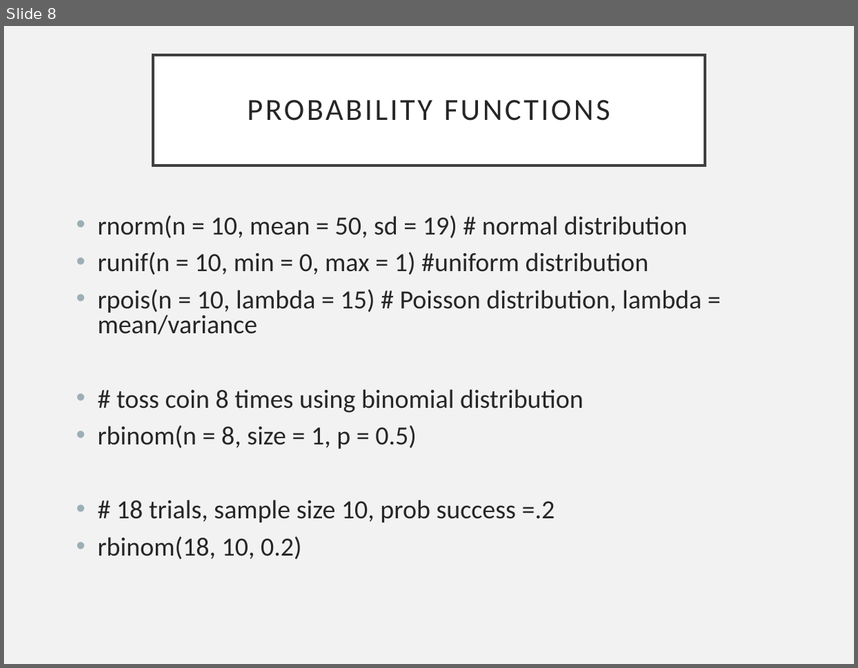
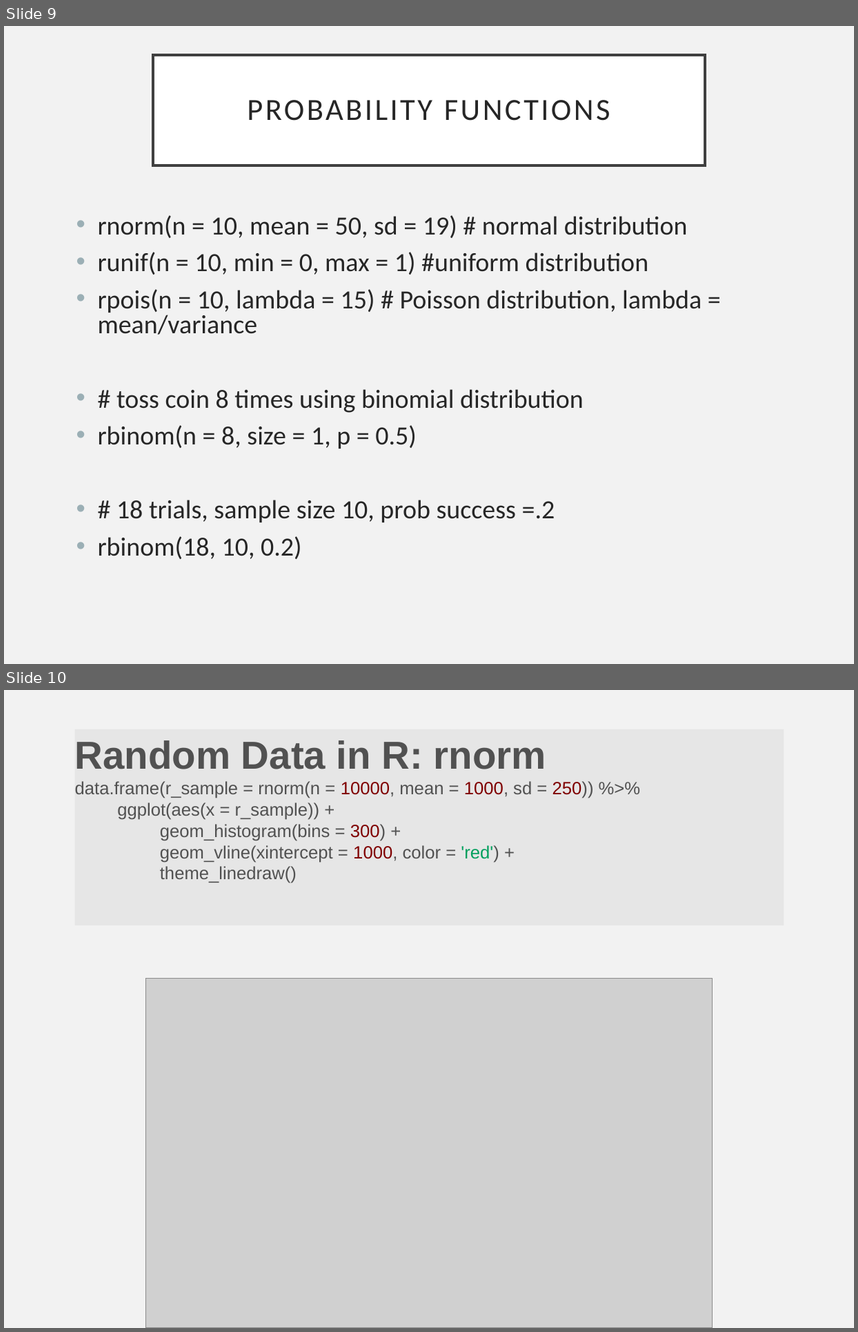
Before and after one commit to EEOB590A-Data-Science-in-R-Fall2021/CourseMaterials, a slide deck: 5. Simulating Data/SimulatingData.pptx. Shown one above the other, each under a label of ours: slide 8 before the commit, slides 9 and 10 after it. The pictures are 858x668 and 858x1332 pixels, drawn with LibreOffice and Linux fonts; fonts in the diff are those of the drawing; grey boxes stand for pictures. Boxes give left, top, right and bottom in pixels: in the first picture for what was removed or moved away, otherwise in the second. Text is boxed around its words. In the diff, an @@ line names an element or a change of style, - is before the commit and + after.

```diff
--- a/5. Simulating Data/SimulatingData.pptx
+++ b/5. Simulating Data/SimulatingData.pptx
@@ slide 10 added at [4, 690, 854, 1328], background #F2F2F2 @@
@@ rectangle added at [74, 729, 784, 925], fill #E6E6E6, 15 pt, text #515151 @@
+Random Data in R: rnorm
+data.frame(r_sample = rnorm(n = 10000, mean = 1000, sd = 250)) %>%
+  ggplot(aes(x = r_sample)) +
+    geom_histogram(bins = 300) +
+    geom_vline(xintercept = 1000, color = 'red') +
+    theme_linedraw()
@@ picture added at [146, 978, 713, 1328] @@
@@ what was slide 8 is now slide 9 @@
```
Also in this commit, not shown: 10 slides changed, 3 other slides added, 2 other files.
